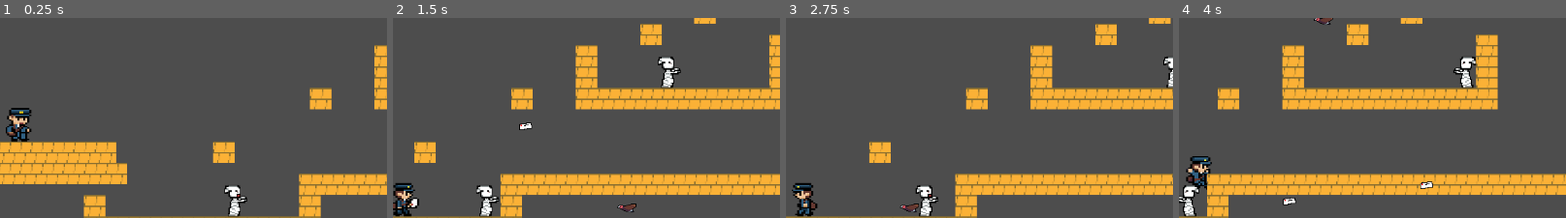
Above: before the commit, frames 1-4 (left to right).
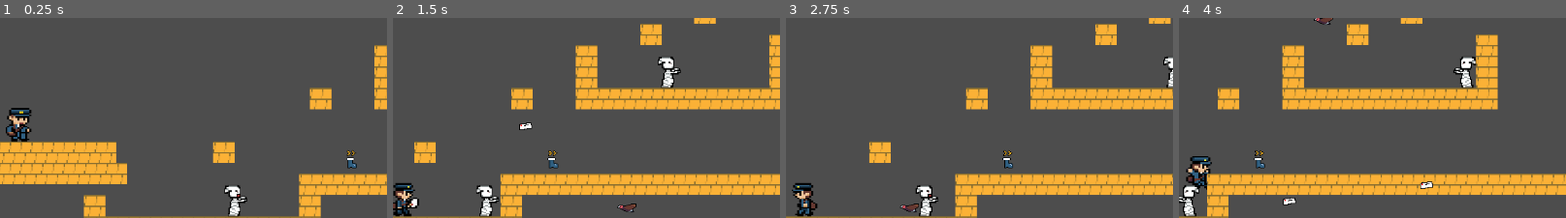
Above: after the commit, the same moments.

Repository: Suukhii/Delivery-through-time
Game: Godot game, scene res://scenes/game.tscn
The game is run twice, just before and just after one commit, with the same random seed, the same clock (stepped at 60 frames per second) and the same inputs.
Inputs:
- Up to frame 1 (0.25 s): no input
- Up to frame 2 (1.5 s): hold K (shoot_player_projectile) 0.53-1.28 s; hold Right (move_right) from 0.53 s (still down); tap Space (jump) at 0.77 s; tap K (shoot_player_projectile) at 1.35 s
- Up to frame 3 (2.75 s): tap Space (jump) at 1.52 s; release Right (move_right) at 2.03 s; hold Left (move_left) from 2.03 s (still down); hold K (shoot_player_projectile) from 2.03 s (still down)
- Up to frame 4 (4 s): release Left (move_left) at 2.78 s; release K (shoot_player_projectile) at 2.78 s; hold Right (move_right) from 2.78 s (still down); tap K (shoot_player_projectile) at 2.85 s; tap Space (jump) at 3.02, 3.77 s; hold K (shoot_player_projectile) from 3.53 s (still down)
The pictures show only the part of the screen within x 48-98%, y 31-81%; the shares and areas given below are measured in that part.

The runs differ from the first frame. In frame 1, 0.2% of the frame differs, in the area x 89-93%, y 66-76%; in frame 2, 0.2%; in frame 3, 0.2%; in frame 4, 0.2%, in the area x 19-23%, y 66-76%.

Commit message:
added speedboots

Diff:
--- a/scenes/game.tscn
+++ b/scenes/game.tscn
@@ -6,6 +6,7 @@
 [ext_resource type="PackedScene" uid="uid://bbbn8e6ptd4x8" path="res://scenes/deadzone.tscn" id="4_lbhrr"]
 [ext_resource type="PackedScene" uid="uid://c35aaff7rc6ou" path="res://scenes/enemy.tscn" id="5_iywne"]
 [ext_resource type="PackedScene" uid="uid://c8fe8i6atq3rb" path="res://scenes/ui.tscn" id="6_p57ef"]
+[ext_resource type="PackedScene" uid="uid://d010oawg3n87i" path="res://scenes/speed_boots.tscn" id="7_u5sy4"]
 
 [sub_resource type="TileSetAtlasSource" id="TileSetAtlasSource_lnu2h"]
 texture = ExtResource("2_yqjtg")
@@ -56,4 +57,7 @@
 [node name="enemy2" parent="." instance=ExtResource("5_iywne")]
 position = Vector2(554, -33)
 
+[node name="SpeedBoots" parent="." instance=ExtResource("7_u5sy4")]
+position = Vector2(501, 84)
+
 [connection signal="timeout" from="Player/VultureSpawner/SpawnTimer" to="Player/VultureSpawner" method="_on_spawn_timer_timeout"]
--- a/scripts/player.gd
+++ b/scripts/player.gd
@@ -5,6 +5,12 @@
 @onready var animated_sprite = $AnimatedSprite2D
 @onready var projectile_spawn_right = $PlayerProjectileSpawnRight
 @onready var projectile_spawn_left = $PlayerProjectileSpawnLeft
+
+var boosted_speed := 1000.0
+var speed_boost_duration := 3.0
+var is_speed_boosted := false
+var speed_timer: Timer
+
 
 
 signal hit
@@ -80,10 +86,12 @@
 		animated_sprite.flip_h = true
 
 	# Horizontal movement
+	var current_speed = boosted_speed if is_speed_boosted else SPEED
+
 	if direction:
-		velocity.x = direction * SPEED
+		velocity.x = direction * current_speed  # <-- Use current_speed here!
 	else:
-		velocity.x = move_toward(velocity.x, 0, SPEED)
+		velocity.x = move_toward(velocity.x, 0, current_speed)  # <-- And here!
 
 	# Stop movement during throwing
 	if is_throwing:
@@ -112,3 +120,23 @@
 func die():
 	print("You died")
 	get_tree().reload_current_scene()
+
+
+func _ready():
+	speed_timer = Timer.new()
+	speed_timer.one_shot = true
+	speed_timer.wait_time = speed_boost_duration
+	speed_timer.connect("timeout", Callable(self, "_on_speed_boost_timeout"))
+	add_child(speed_timer)
+
+
+func activate_speed_boost():
+	if is_speed_boosted:
+		speed_timer.stop()  # Restart the timer if another power-up is picked up
+	speed_timer.start()
+	is_speed_boosted = true
+	print("Speed boost activated!")
+
+func _on_speed_boost_timeout():
+	is_speed_boosted = false
+	print("Speed boost ended.")
--- /dev/null
+++ b/scripts/speed_boots.gd
@@ -0,0 +1,9 @@
+extends Area2D
+
+func _ready():
+	connect("body_entered", Callable(self, "_on_body_entered"))
+
+func _on_body_entered(body):
+	if body.has_method("activate_speed_boost"):
+		body.activate_speed_boost()
+		queue_free()  # Remove the power-up after it's picked up
Not shown: 1 places in scenes/game.tscn that only renumber resources
Not shown: 1 places in scenes/speed_boots.tscn that only renumber resources
Not shown, added: scripts/speed_boots.gd.uid
